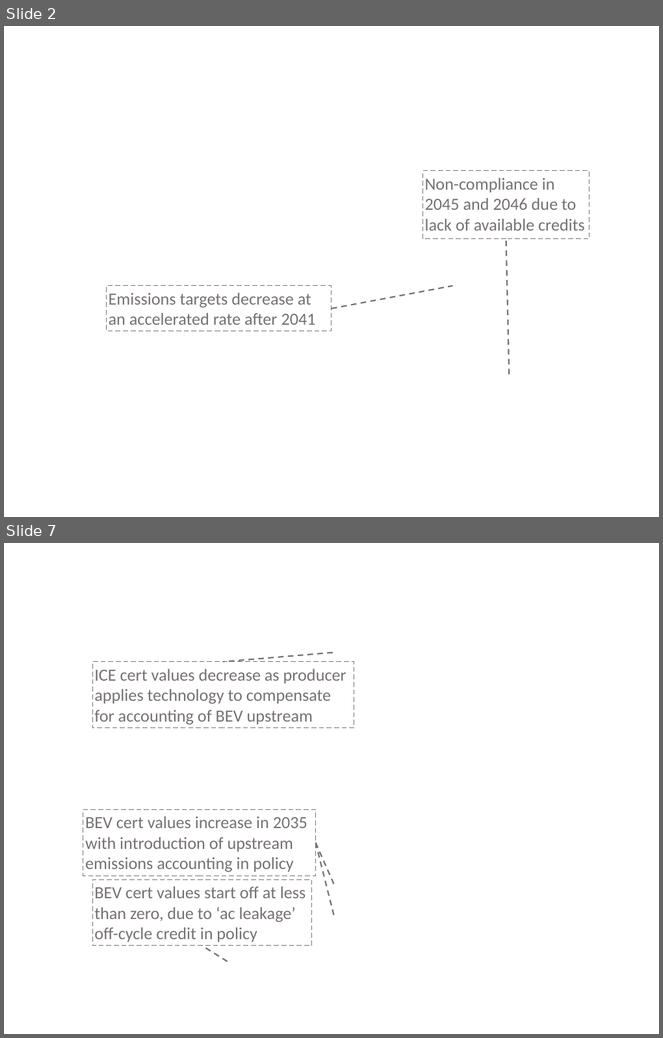
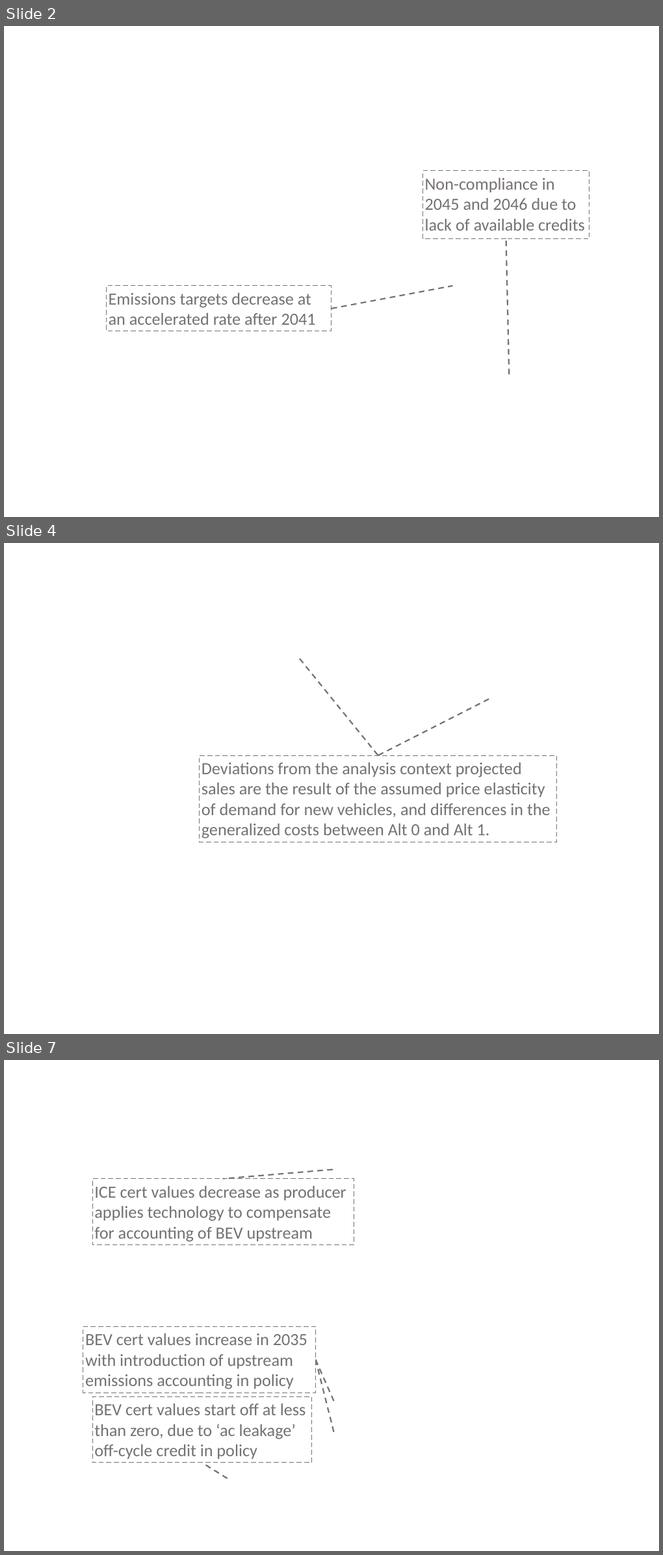
Before and after one commit to USEPA/EPA_OMEGA_Model, a slide deck: doc/source/_static/raw_figures_4.8x6.4.pptx. Shown one above the other, each under a label of ours: slides 2 and 7 before the commit, slides 2, 4 and 7 after it; the slides between them are not shown. The pictures are 663x1038 and 663x1555 pixels, drawn with LibreOffice and Linux fonts; fonts in the diff are those of the drawing; background and template pictures are left out. Boxes give left, top, right and bottom in pixels: in the first picture for what was removed or moved away, otherwise in the second. Text is boxed around its words. In the diff, an @@ line names an element or a change of style, - is before the commit and + after.

```diff
--- a/doc/source/_static/raw_figures_4.8x6.4.pptx
+++ b/doc/source/_static/raw_figures_4.8x6.4.pptx
@@ slide 4 added at (4,543,659,1034), background picture (left out) @@
@@ line added from (300, 659) to (378, 756), #767171 1 pt dashed @@
@@ line added from (490, 700) to (378, 756), #767171 1 pt dashed @@
@@ rectangle added at (200,756,556,843), fill #FFFFFF, outline #767171 0.75 pt dashed, 12 pt, text #767171 @@
+Deviations from the analysis context projected sales are the result of the assumed price elasticity of demand for new vehicles, and differences in the generalized costs between Alt 0 and Alt 1.
```
Also in this commit, not shown: 7 other slides added, 43 other files.
